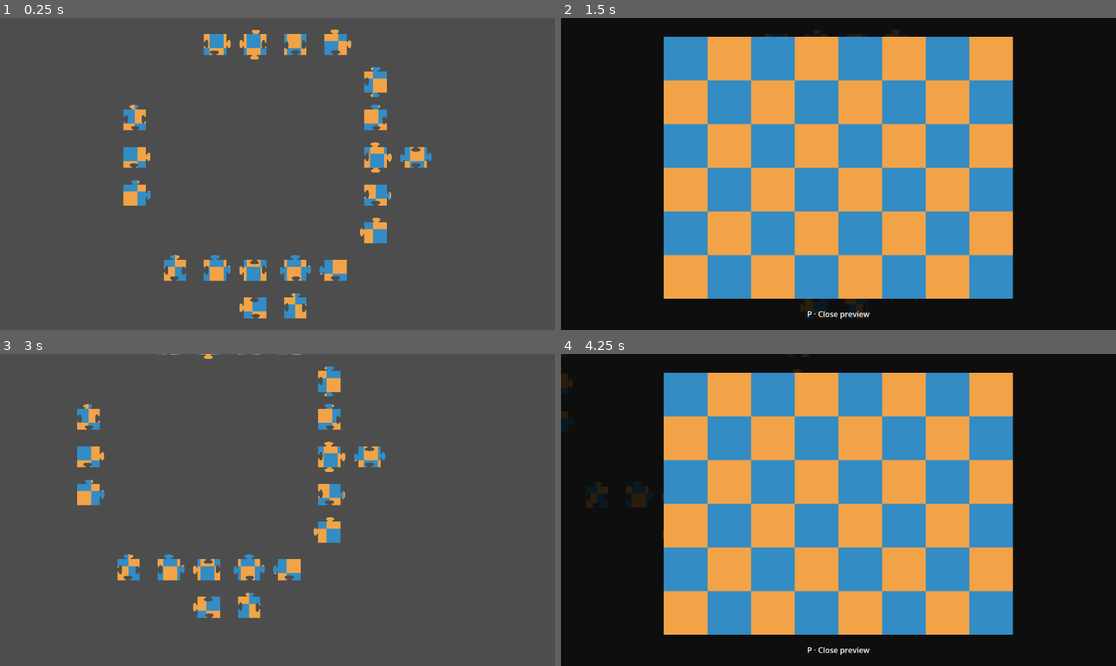
Above: before the commit, frames 1-4 (two rows, left to right).
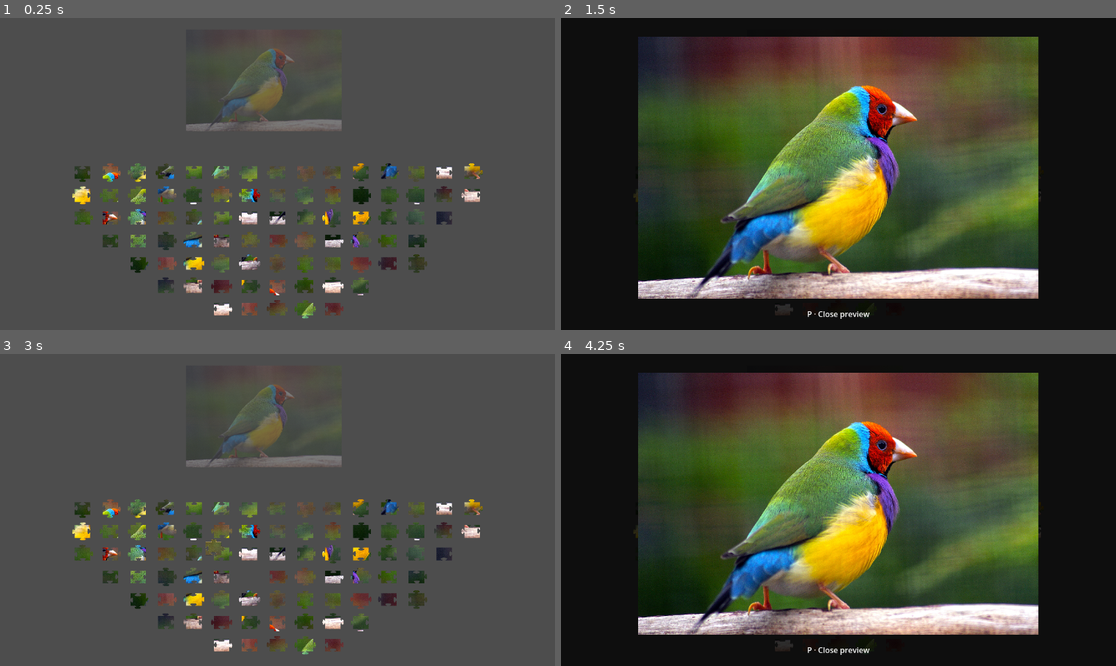
Above: after the commit, the same moments.

Repository: sempitern0/JigsawG
Game: Godot game, scene res://examples/puzzle_lab.tscn
Same seed, same stepped clock (60 frames per second), same inputs: the game is played once before the commit and once after it.
Inputs (mouse positions are in pixels of both pictures, inside the frame that each line leads up to):
- Up to frame 1 (0.25 s): no input
- Up to frame 2 (1.5 s): tap Enter at 0.5 s; move the mouse to (960, 158) at 0.52 s; tap P at 0.6 s; click (960, 158) at 0.67 s; tap Space at 1.25 s; drag from (727, 189) to (810, 236) at 1.27 s
- Up to frame 3 (3 s): tap Enter at 2 s; move the mouse to (333, 441) at 2.02 s; tap P at 2.1 s; click (333, 441) at 2.17 s; tap Space at 2.75 s; drag from (249, 572) to (111, 463) at 2.77 s
- Up to frame 4 (4.25 s): move the mouse to (1005, 556) at 3.52 s; tap P at 3.6 s; click (1005, 556) at 3.67 s

The runs differ from the first frame. In frame 1, 14% of the frame differs, in the area x 13-87%, y 3-97%; in frame 2, 60%; in frame 3, 13%; in frame 4, 60%, in the area x 0-87%, y 0-96%.

Commit message:
uid files

Diff:
--- a/examples/puzzle_lab.tscn
+++ b/examples/puzzle_lab.tscn
@@ -1,14 +1,17 @@
-[gd_scene load_steps=2 format=3]
+[gd_scene format=3 uid="uid://l4glowfkua03"]
 
-[ext_resource type="Script" path="res://addons/jigsawg/src/jigsaw_board.gd" id="1"]
+[ext_resource type="Script" uid="uid://dg252a3yj7sqv" path="res://addons/jigsawg/src/jigsaw_board.gd" id="1"]
+[ext_resource type="Texture2D" uid="uid://6utvaa7cbx0m" path="res://examples/images/wallpaperflare.com_wallpaper.jpg" id="2_cukyi"]
 
-[node name="PuzzleLab" type="Node2D"]
+[node name="PuzzleLab" type="Node2D" unique_id=1238527851]
 
-[node name="Camera2D" type="Camera2D" parent="."]
-enabled = true
+[node name="Camera2D" type="Camera2D" parent="." unique_id=274111735]
 
-[node name="JigsawBoard" type="Node2D" parent="."]
+[node name="JigsawBoard" type="Node2D" parent="." unique_id=659092595]
 script = ExtResource("1")
-columns = 5
-rows = 4
-silhouette_variants = 3
+puzzle_texture = ExtResource("2_cukyi")
+columns = 10
+rows = 8
+shuffle_mode = 2
+show_ghost_board = true
+connect_animation_duration = 0.31
--- a/project.godot
+++ b/project.godot
@@ -14,21 +14,18 @@
 
 [application]
 
-run/main_scene="res://examples/puzzle_lab.tscn"
-
 config/name="JigsawG"
 config/description="Procedural 2D jigsaw puzzle plugin sandbox"
 config/version="1.0.0"
+run/main_scene="res://examples/puzzle_lab.tscn"
 config/features=PackedStringArray("4.7", "GL Compatibility")
 config/icon="res://icon.svg"
-
-[rendering]
-
-anti_aliasing/quality/msaa_2d=0
-
-renderer/rendering_method="gl_compatibility"
-renderer/rendering_method.mobile="gl_compatibility"
 
 [editor_plugins]
 
 enabled=PackedStringArray("res://addons/jigsawg/plugin.cfg")
+
+[rendering]
+
+renderer/rendering_method="gl_compatibility"
+renderer/rendering_method.mobile="gl_compatibility"
Not shown, added: addons/jigsawg/src/jigsaw_board.gd.uid
Not shown, added: addons/jigsawg/src/jigsaw_geometry.gd.uid
Not shown, added: addons/jigsawg/src/jigsaw_piece.gd.uid
Not shown, added: addons/jigsawg/src/jigsaw_preview_overlay.gd.uid
Binary file added: examples/images/wallpaperflare.com_wallpaper.jpg
Not shown, added: examples/images/wallpaperflare.com_wallpaper.jpg.import
Not shown, added: tests/test_geometry.gd.uid
